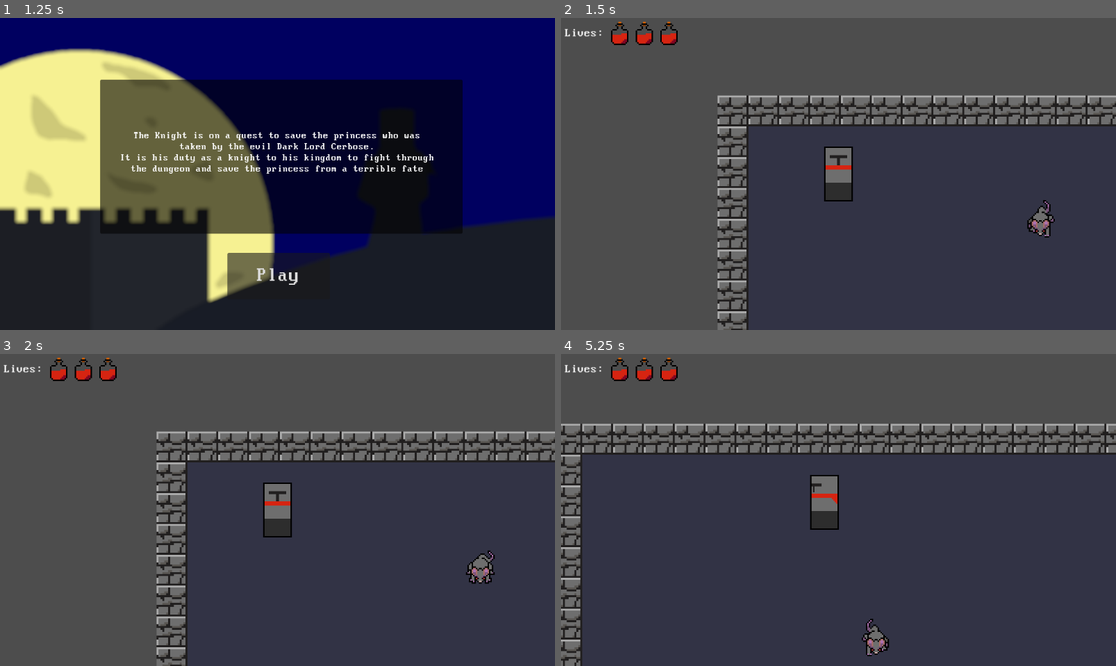
Above: before the commit, frames 1-4 (two rows, left to right).
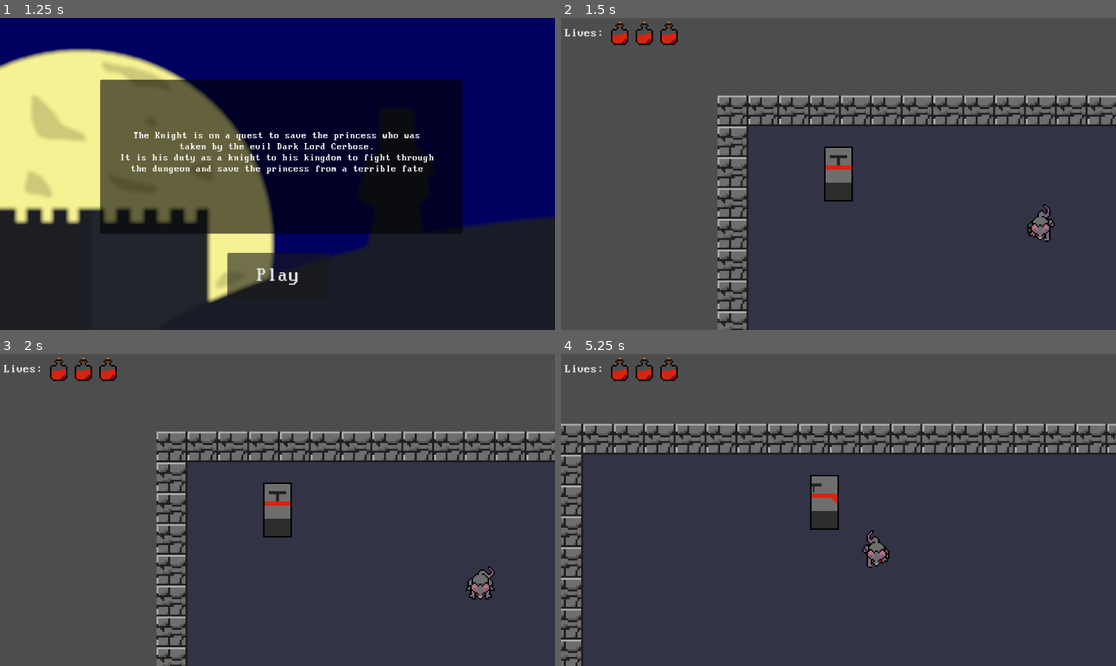
Above: after the commit, the same moments.

Repository: AStellarScene/Liberandum-Game-Refresh
Game: Godot game, scene res://scenes/start.tscn
Same seed, same stepped clock (60 frames per second), same inputs: the game is played once before the commit and once after it.
Inputs:
- Up to frame 1 (1.25 s): click "Start" at 0.5 s
- Up to frame 2 (1.5 s): click "Play" at 1.25 s
- Up to frame 3 (2 s): no input
- Up to frame 4 (5.25 s): hold Right (ui_right) 2.03-2.78 s; hold Down (ui_down) 2.78-3.53 s; hold Right (ui_right) 3.53-4.28 s; hold Up (ui_up) 4.28-5.03 s; hold Left (ui_left) from 5.03 s (still down)

Frame 1 is identical in both runs. In frame 2, 0.3% of the frame differs, in the area x 83-89%, y 58-72%; in frame 3, 0.5%; in frame 4, 2.8%, in the area x 0-100%, y 22-100%.

Commit message:
added the ability to detect when the player hits an enemy

Diff:
--- a/scenes/Enemy.tscn
+++ b/scenes/Enemy.tscn
@@ -84,6 +84,10 @@
 radius = 9.0
 height = 23.3333
 
+[sub_resource type="CapsuleShape2D" id="CapsuleShape2D_4f0s2"]
+radius = 10.3333
+height = 26.6667
+
 [node name="Enemy" type="CharacterBody2D"]
 z_index = 1
 texture_filter = 1
@@ -97,3 +101,8 @@
 
 [node name="CollisionShape2D" type="CollisionShape2D" parent="."]
 shape = SubResource("CapsuleShape2D_cuelb")
+
+[node name="Hurt Box" type="Area2D" parent="." groups=["enemy"]]
+
+[node name="CollisionShape2D" type="CollisionShape2D" parent="Hurt Box"]
+shape = SubResource("CapsuleShape2D_4f0s2")
--- a/scenes/Level.tscn
+++ b/scenes/Level.tscn
@@ -88,11 +88,11 @@
 [node name="Marker2D" type="Marker2D" parent="Enemy"]
 position = Vector2(-2.03451e-05, 66.6667)
 
+[node name="NPC" parent="." instance=ExtResource("12_obgrf")]
+position = Vector2(176, 656)
+scale = Vector2(3, 3)
+
 [node name="CanvasLayer" type="CanvasLayer" parent="."]
 
 [node name="HBoxContainer" parent="CanvasLayer" instance=ExtResource("11_tvj41")]
 scale = Vector2(1.5, 1.5)
-
-[node name="NPC" parent="." instance=ExtResource("12_obgrf")]
-position = Vector2(176, 656)
-scale = Vector2(3, 3)
--- a/scripts/Enemy.gd
+++ b/scripts/Enemy.gd
@@ -1,6 +1,6 @@
 extends CharacterBody2D
 
-@export var speed = 50
+@export var speed = 100
 @export var limit = 0.5
 @export var endPoint: Marker2D
 
--- a/scripts/Player.gd
+++ b/scripts/Player.gd
@@ -43,3 +43,5 @@
 func _on_hit_box_area_entered(area):
 	if area.is_in_group("potion"):
 		print("Potion")
+	if area.is_in_group("enemy"):
+		print("Hurt")
Not shown: 1 places in scenes/Enemy.tscn that only renumber resources
